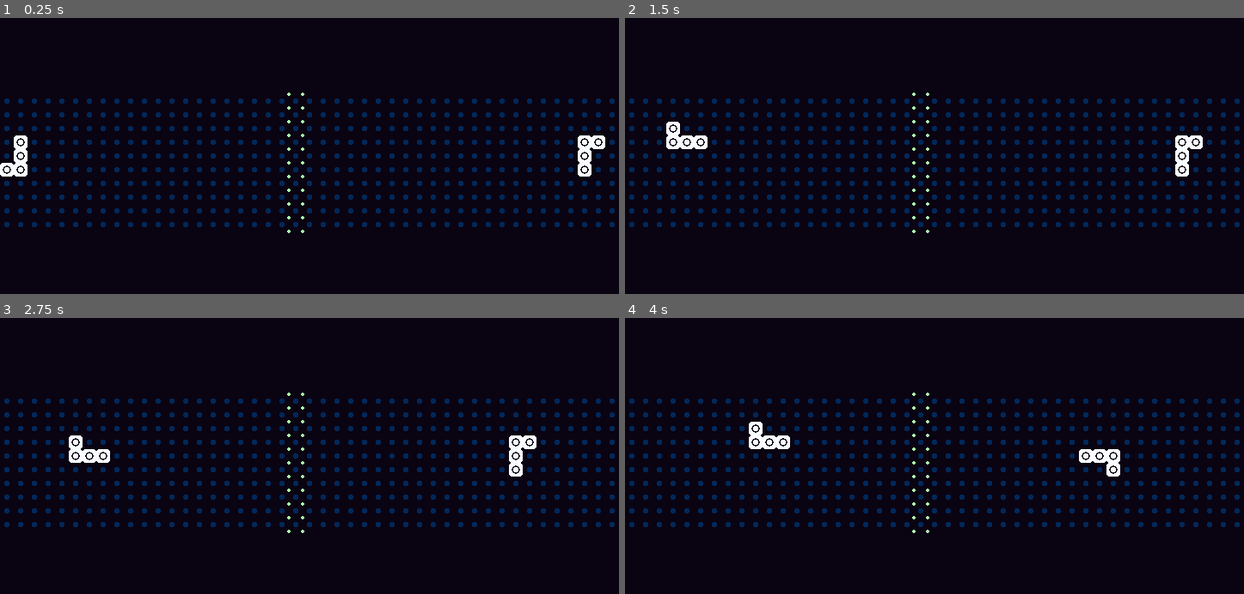
Above: before the commit, frames 1-4 (two rows, left to right).
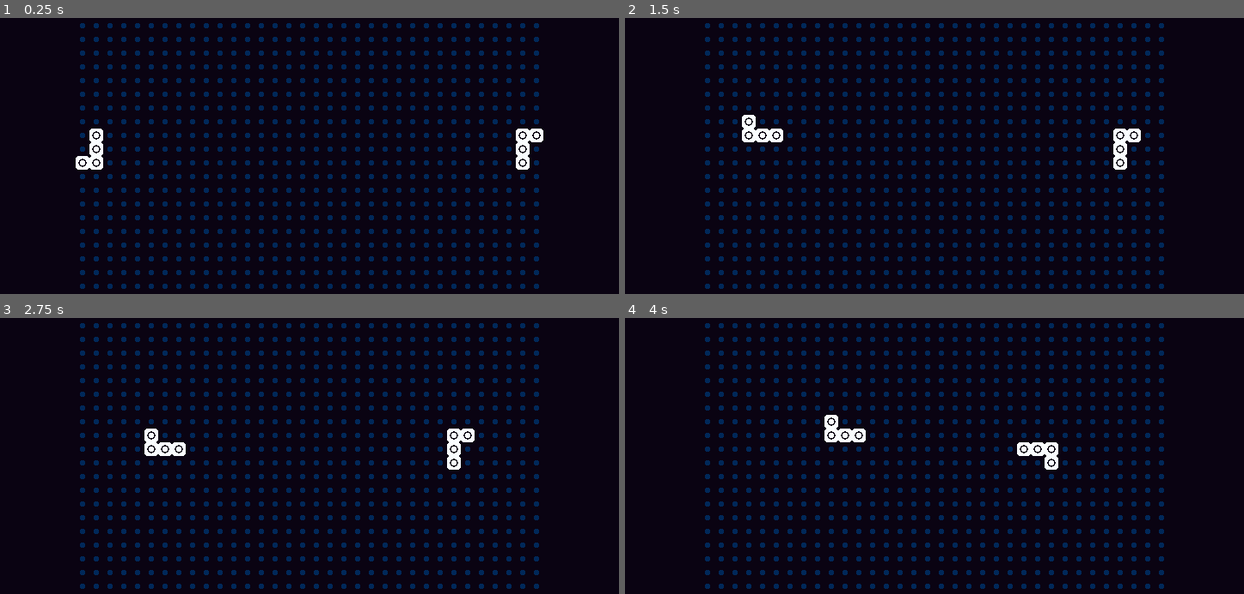
Above: after the commit, the same moments.

Repository: enricllagostera/coop-tetris
Game: Godot game, scene res://Matrix.tscn
The game is run twice, just before and just after one commit, with the same random seed, the same clock (stepped at 60 frames per second) and the same inputs.
Inputs:
- Up to frame 1 (0.25 s): no input
- Up to frame 2 (1.5 s): tap Enter at 0.5 s; hold W (pl_up) 0.53-1.28 s; tap D (pl_drop_soft) at 0.6 s; tap Space at 1.25 s; hold S (pl_down) from 1.28 s (still down); tap A (pl_rot_c) at 1.35 s
- Up to frame 3 (2.75 s): release S (pl_down) at 2.03 s; hold W (pl_up) from 2.03 s (still down); tap Left (pr_drop_soft) at 2.1 s
- Up to frame 4 (4 s): tap Enter at 2.75 s; tap Right (pr_rot_c) at 2.85 s; release W (pl_up) at 3.53 s; hold S (pl_down) from 3.53 s (still down); tap D (pl_drop_soft) at 3.6 s

The runs differ from the first frame. In frame 1, 17% of the frame differs, in the area x 0-100%, y 1-99%; in frame 2, 17%; in frame 3, 17%; in frame 4, 17%.

Commit message:
wider lines and shorter drop, grid auto-centered, closes #1

Diff:
--- a/Matrix.gd
+++ b/Matrix.gd
@@ -3,15 +3,16 @@
 
 export var tick_interval = 0.5
 var state = Dictionary()
-var size = Vector2(10,44)
+var size = Vector2(20,34)
 var tetro_prefab
 var pieces = []
 var current_player = Game.Player.RIGHT
 var lines = 0
-var spawn_points = [Vector2(5,1), Vector2(5,42)]
+var spawn_points = [Vector2(10,1), Vector2(10,32)]
 var debug_block_prefab
 var debug_blocks = Dictionary()
 var is_updating = false
+var grid_origin
 
 
 signal piece_lock_down_started
@@ -145,8 +146,12 @@
 	pieces = [0,0]
 	tetro_prefab = load("Tetro.tscn")
 	debug_block_prefab = load("DebugBlock.tscn")
-	for row in range(0,45):
-		for col in range(0,10):
+	grid_origin = Vector2()
+	grid_origin.x = (ProjectSettings.get_setting("display/window/size/width") - (size.y * Game.FTILE))/2
+	grid_origin.y = (ProjectSettings.get_setting("display/window/size/height") + (size.x * Game.FTILE))/2
+	$Grid.position = grid_origin
+	for row in range(0,size.y):
+		for col in range(0,size.x):
 			state[Vector2(col, row)] = 0
 			debug_blocks[Vector2(col, row)] = debug_block_prefab.instance()
 			$Grid.add_child(debug_blocks[Vector2(col, row)])
@@ -157,13 +162,11 @@
 	pass
 
 
-
-
 func update_score():
 	var rows = get_completed_rows()
 	if rows.size() == 0:
 		return
-	$Tween.interpolate_property($Grid, "position", Vector2(-352,88 + rows.size()*8), Vector2(-352,88), .3, Tween.TRANS_ELASTIC, Tween.EASE_OUT)
+	$Tween.interpolate_property($Grid, "position", grid_origin + Vector2(0, rows.size()*8), grid_origin, .4, Tween.TRANS_ELASTIC, Tween.EASE_OUT)
 	$Tween.start()
 	for r in rows:
 		lines += 1
--- a/Matrix.tscn
+++ b/Matrix.tscn
@@ -4,15 +4,15 @@
 [ext_resource path="res://Matrix.gd" type="Script" id=2]
 
 [node name="Matrix" type="Node2D"]
-position = Vector2( 352, 200 )
 script = ExtResource( 2 )
 
 [node name="GoalLine" type="Sprite" parent="."]
+visible = false
 position = Vector2( -8, 0 )
 texture = ExtResource( 1 )
 
 [node name="Grid" type="Node2D" parent="."]
-position = Vector2( -352, 88 )
+position = Vector2( 112, 352 )
 rotation = -1.5708
 
 [node name="TickTimer" type="Timer" parent="."]
Binary file added: docs/20200924_wide.gif
